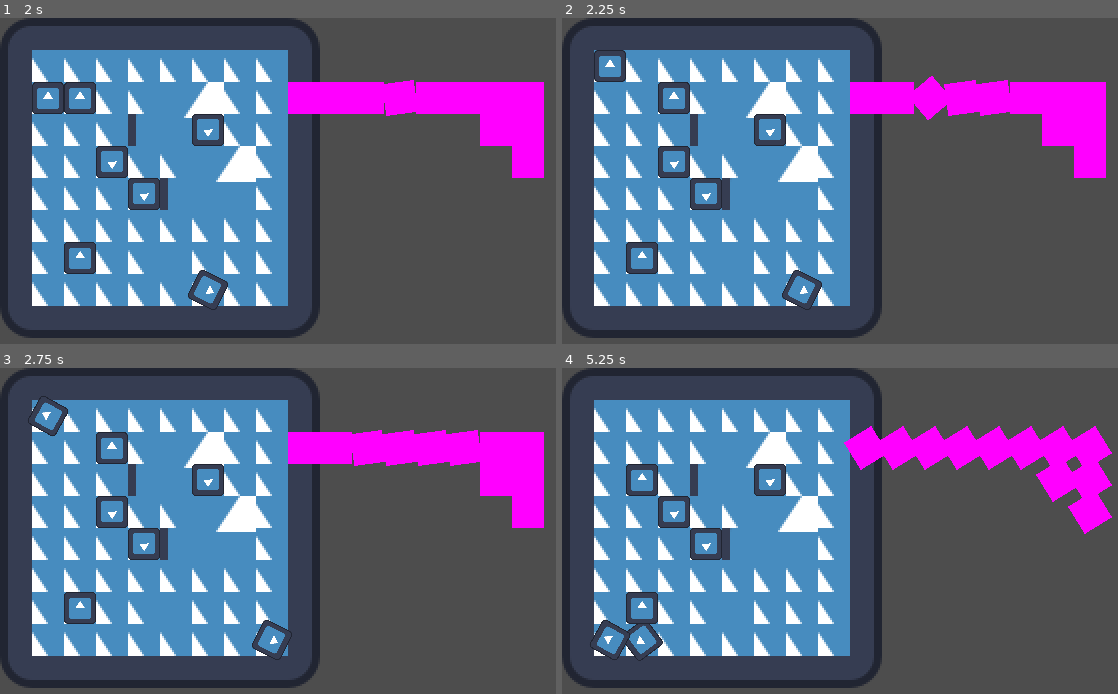
Above: before the commit, frames 1-4 (two rows, left to right).
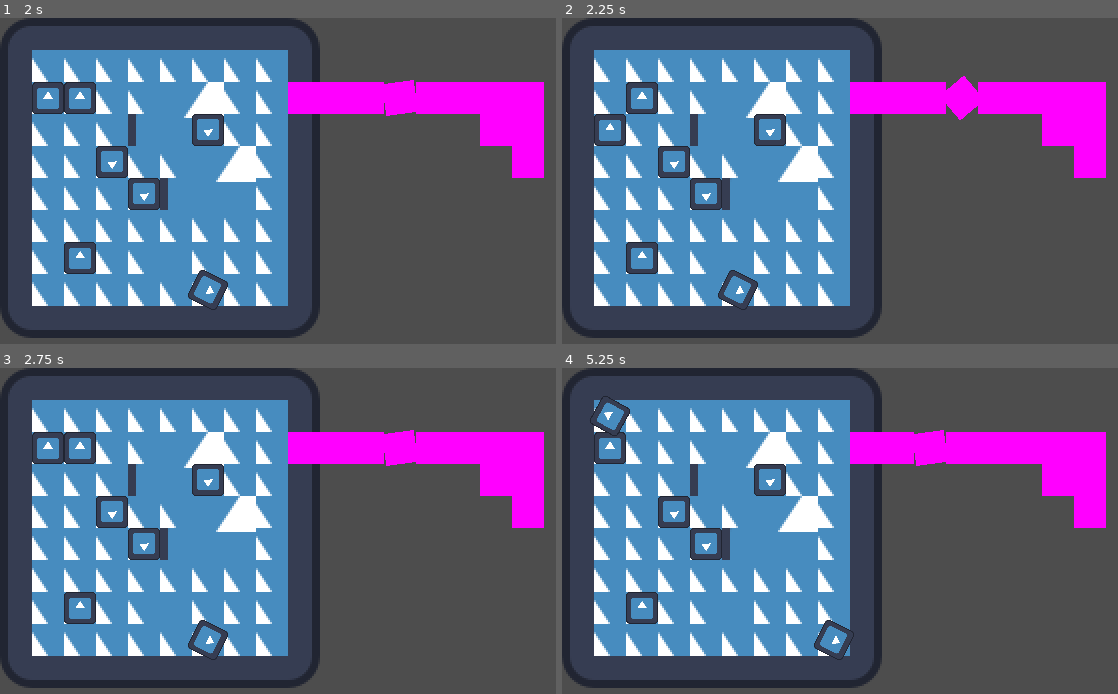
Above: after the commit, the same moments.

Repository: EricZhou-Krey/dino_die
Game: Godot game, scene res://scenes/example_level.tscn
The game is run twice, just before and just after one commit, with the same random seed, the same clock (stepped at 60 frames per second) and the same inputs. The engine's default icon, where the game draws it, is replaced by a stand-in: a white triangle on a blue panel in a dark square.
Inputs:
- Up to frame 1 (2 s): tap Enter at 0.5 s; hold D (right) 0.53-1.28 s; hold E (burn) 0.53-1.28 s; tap Space (wait) at 1.25 s; hold S (down) from 1.28 s (still down); tap E (burn) at 1.35 s
- Up to frame 2 (2.25 s): tap Enter at 2 s; release S (down) at 2.03 s; hold D (right) from 2.03 s (still down); hold Z (undo, bound only after the commit) from 2.03 s (still down)
- Up to frame 3 (2.75 s): keep holding D (right); keep holding Z (undo, bound only after the commit); tap E (burn) at 2.3 s
- Up to frame 4 (5.25 s): tap Space (wait) at 2.75 s; release D (right) at 2.78 s; release Z (undo, bound only after the commit) at 2.78 s; hold W (up) 2.78-3.53 s; tap R (undo, bound only before the commit) at 2.85 s; tap E (burn) at 3.05, 3.8, 4.35 s; tap Enter at 3.5 s; hold Space (wait) 3.53-4.28 s; hold A (left) 3.53-5.03 s; hold S (down) from 5.03 s (still down); hold E (burn) from 5.03 s (still down)

Frame 1 is identical in both runs. In frame 2, 2.4% of the frame differs, in the area x 5-81%, y 9-90%; in frame 3, 2.2%; in frame 4, 3.4%, in the area x 5-99%, y 8-90%.

Commit message:
reset on r and undo on z, remapping and implementation, going to work on dino behaviour now

Diff:
--- a/project.godot
+++ b/project.godot
@@ -57,6 +57,11 @@
 }
 undo={
 "deadzone": 0.5,
+"events": [Object(InputEventKey,"resource_local_to_scene":false,"resource_name":"","device":-1,"window_id":0,"alt_pressed":false,"shift_pressed":false,"ctrl_pressed":false,"meta_pressed":false,"pressed":false,"keycode":0,"physical_keycode":90,"key_label":0,"unicode":122,"echo":false,"script":null)
+]
+}
+reset={
+"deadzone": 0.5,
 "events": [Object(InputEventKey,"resource_local_to_scene":false,"resource_name":"","device":-1,"window_id":0,"alt_pressed":false,"shift_pressed":false,"ctrl_pressed":false,"meta_pressed":false,"pressed":false,"keycode":0,"physical_keycode":82,"key_label":0,"unicode":114,"echo":false,"script":null)
 ]
 }
--- a/scripts/entity/player.gd
+++ b/scripts/entity/player.gd
@@ -23,18 +23,15 @@
 		var entities = levelgrid.get_entities_at_tile(current_tile + facing_direction)
 
 		for entity in entities:
-			if entity.height != height \
-			and entity.height != height + 1 \
-			and entity.height != height - 1:
-				pass
-			else:
-				if entity != null and entity.has_method("burn"):
-					entity.burn()
+			if entity != null and not(levelgrid.unreachable(entity.height, height)) and entity.has_method("burn"):
+				entity.burn()
 
 		levelgrid.progress_time()
 
 	if event.is_action_pressed("undo"):
 		levelgrid.revert()
+	if event.is_action_pressed("reset"):
+		levelgrid.reset()
 
 func _update():
 	super._update()
--- a/scripts/level_grid.gd
+++ b/scripts/level_grid.gd
@@ -5,8 +5,8 @@
 var grid_size: Vector2i
 var offset: Vector2i
 
-var entity_history: Array[Dictionary] = [{}]
-var entity_time: int = 0
+var entity_history: Array[Dictionary] = []
+var entity_time: int = -1
 
 signal update
 
@@ -37,6 +37,17 @@
 		entity.set_state(previous_states[entity])
 	entity_time -= 1
 
+func reset():
+	if len(entity_history) < 1: return
+	var previous_states = entity_history.pop_front()
+	entity_history.clear()
+	for entity in previous_states:
+		var parent = get_parent()
+		if not(entity in parent.get_children()):
+			parent.add_child(entity)
+		entity.set_state(previous_states[entity])
+	entity_time = -1
+
 func updated(entity: GridLiver, state: Dictionary):
 	entity_history[entity_time][entity] = state
 
